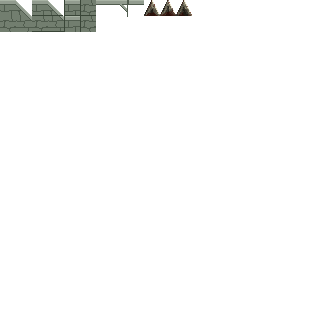
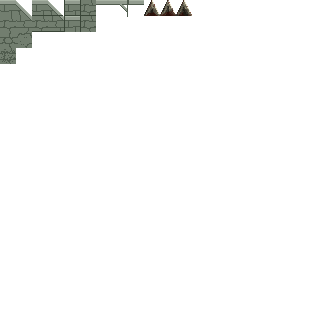
Comparing the layer stacks of the two 320×320 images. Changes:
painted on "Layer 1" over (0, 32, 32, 64)
